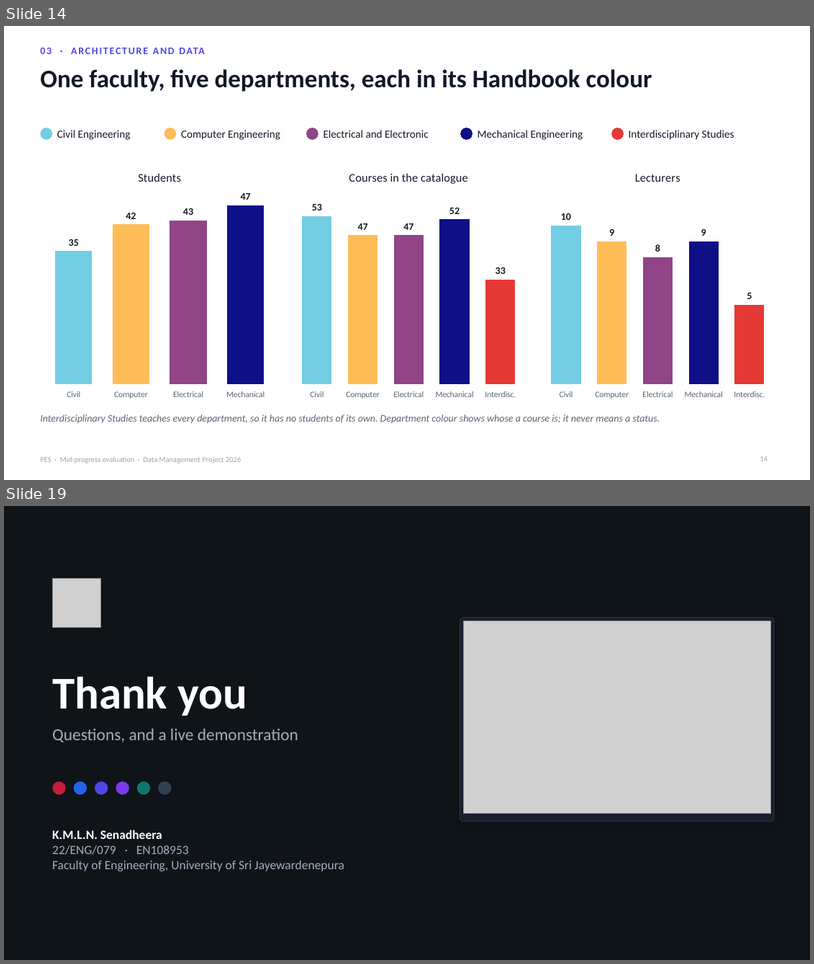
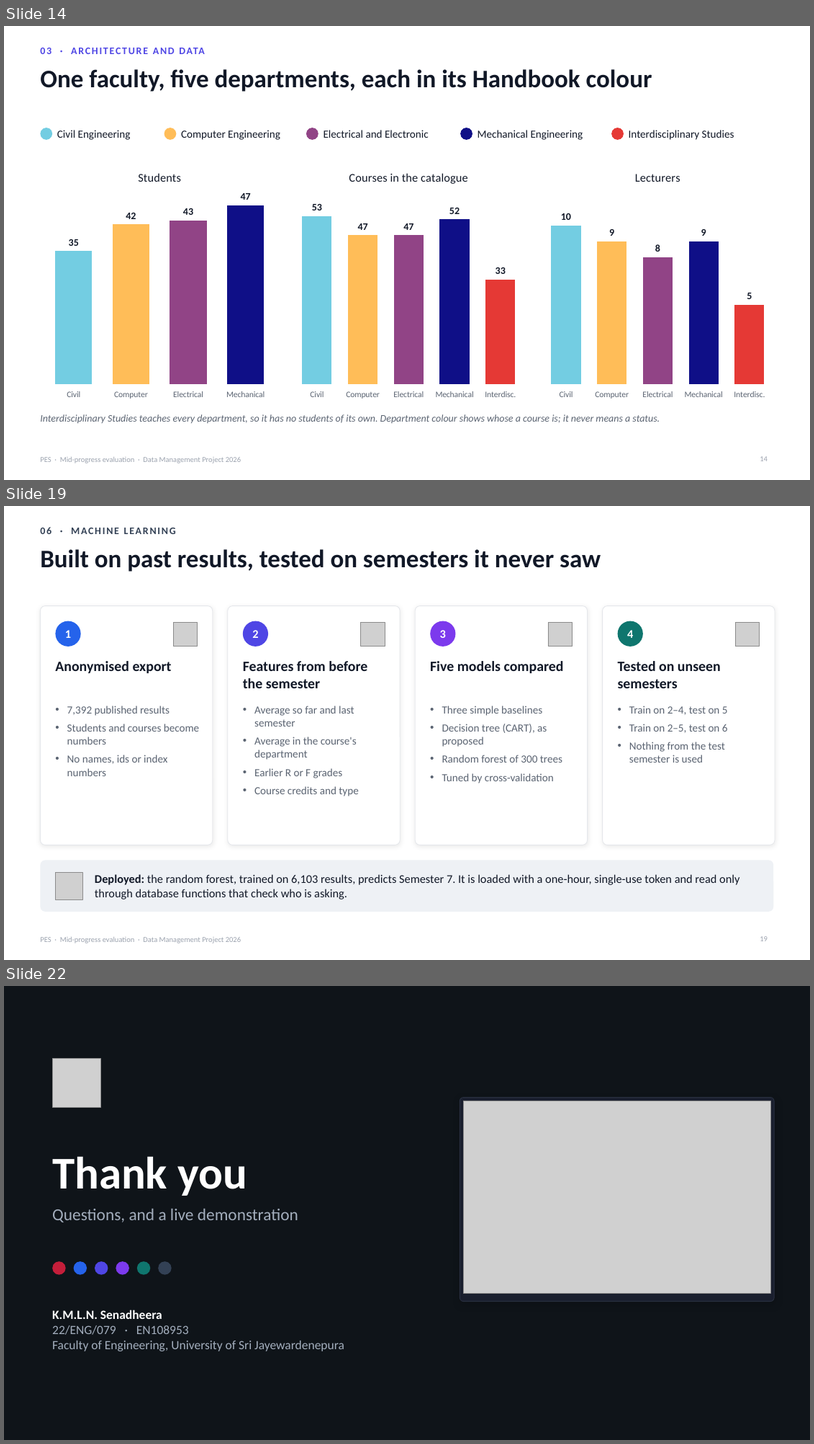
Before and after one commit to Senadheera-eng/Performance-Evaluation-System, a slide deck: presentations/PES_Mid_Progress_Evaluation.pptx. Shown one above the other, each under a label of ours: slides 14 and 19 before the commit, slides 14, 19 and 22 after it; the slides between them are not shown. The pictures are 814x964 and 814x1444 pixels, drawn with LibreOffice and Linux fonts; fonts in the diff are those of the drawing; grey boxes stand for pictures; background and template pictures are left out. Boxes give left, top, right and bottom in pixels: in the first picture for what was removed or moved away, otherwise in the second. Text is boxed around its words. In the diff, an @@ line names an element or a change of style, - is before the commit and + after.

```diff
--- a/presentations/PES_Mid_Progress_Evaluation.pptx
+++ b/presentations/PES_Mid_Progress_Evaluation.pptx
@@ slide 19 added at (4,506,810,960), background #FFFFFF; not listed: 1 template element that a slide beside it also shows @@
@@ text added at (40,527,176,534), 12 pt, text #334155, bold @@
+06 · MACHINE LEARNING
@@ title added at (40,549,601,572), 30 pt, text #111827, bold @@
+Built on past results, tested on semesters it never saw
@@ rounded rectangle added at (40,606,213,845), fill #FFFFFF, outline #E5E7EB 0.75 pt @@
@@ rounded rectangle added at (228,606,400,845), fill #FFFFFF, outline #E5E7EB 0.75 pt @@
@@ rounded rectangle added at (415,606,588,845), fill #FFFFFF, outline #E5E7EB 0.75 pt @@
@@ rounded rectangle added at (603,606,775,845), fill #FFFFFF, outline #E5E7EB 0.75 pt @@
@@ ellipse added at (55,621,81,646), fill #2563EB @@
@@ text added at (65,630,71,638), 14 pt, text #FFFFFF, bold @@
+1
@@ picture added at (173,622,198,646) @@
@@ ellipse added at (243,621,268,646), fill #4F46E5 @@
@@ text added at (252,630,258,638), 14 pt, text #FFFFFF, bold @@
+2
@@ picture added at (361,622,385,646) @@
@@ ellipse added at (430,621,456,646), fill #7C3AED @@
@@ text added at (440,630,446,638), 14 pt, text #FFFFFF, bold @@
+3
@@ picture added at (548,622,573,646) @@
@@ ellipse added at (618,621,643,646), fill #0F766E @@
@@ text added at (628,630,633,638), 14 pt, text #FFFFFF, bold @@
+4
@@ picture added at (736,622,760,646) @@
@@ text added at (55,661,172,673), 17 pt, text #111827, bold @@
+Anonymised export
@@ text added at (243,661,368,688), 17 pt, text #111827, bold @@
+Features from before the semester
@@ text added at (430,661,564,673), 17 pt, text #111827, bold @@
+Five models compared
@@ text added at (618,661,721,688), 17 pt, text #111827, bold @@
+Tested on unseen semesters
@@ text added at (67,705,199,776), 13 pt, text #5B6472 @@
+• 7,392 published results
+• Students and courses become numbers
+• No names, ids or index numbers
@@ text added at (255,705,358,796), 13 pt, text #5B6472 @@
+• Average so far and last semester
+• Average in the course's department
+• Earlier R or F grades
+• Course credits and type
@@ text added at (442,705,563,783), 13 pt, text #5B6472 @@
+• Three simple baselines
+• Decision tree (CART), as proposed
+• Random forest of 300 trees
+• Tuned by cross-validation
@@ text added at (630,705,728,762), 13 pt, text #5B6472 @@
+• Train on 2–4, test on 5
+• Train on 2–5, test on 6
+• Nothing from the test semester is used
@@ rounded rectangle added at (40,860,774,911), fill #EEF1F5 @@
@@ picture added at (55,872,82,899) @@
@@ text added at (95,874,740,899), 14 pt, text #111827 @@
+Deployed: the random forest, trained on 6,103 results, predicts Semester 7. It is loaded with a one-hour, single-use token and read only through database functions that check who is asking.
@@ page number added at (760,936,768,941), 9 pt, text #9CA3AF @@
+19
@@ what was slide 19 is now slide 22 @@
```
Also in this commit, not shown: 8 slides changed, 2 other slides added.
